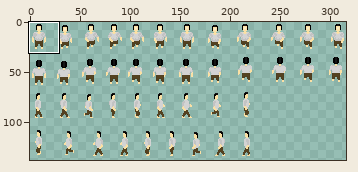
Sprite sheet, stored at The-Tower/Assets/Graphics/Aventureiro.png. Above: a wide view before the commit, with the close-up outlined.
Close-up. Before the edit:
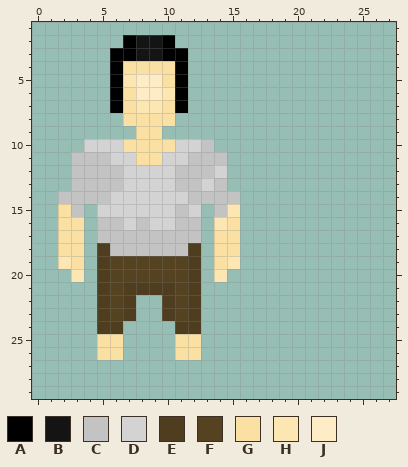
The file is 316x139 pixels. Colours within 5 levels of each other are drawn and written as one. Shown: x 0..27, y 1..29. The wide view leaves out empty margins.
Palette (. is transparent): A #000000  B #141414  C #c3c3c3  D #d3d3d3  E #4e3e1f  F #544221  G #fbe0a4  H #fce6b1  J #fdecc6
Pixels before, first column x 2:
 2 .....ABBA.....
 3 ....AABBAA....
 4 ....AGGGGA....
 5 ....AHJJGA....
 6 ....AGJJHA....
 7 ....AGHHGA....
 8 .....GGGG.....
 9 ......GG......
10 ..DDDGGGGDDC..
11 .CCCDDGGDDCCC.
12 .CCCCDDDDCCCD.
13 .CCCCDDDDCCDC.
14 CCCCDDDDDDCCCC
15 GC.DDDDDDCD.CH
16 GG.CCDCDDCC.HG
17 GG.CCCCCCCC.GG
18 GG.ECCCCCCE.GG
19 HG.EFFFFFFE.GH
20 .H.EFFFFFFE.H.
21 ...EFEEEEFE...
22 ...EFE..EFE...
23 ...EFE..EFE...
24 ...EE....EE...
25 ...GG....GG...
26 ...GG....GG...
And afterwards:
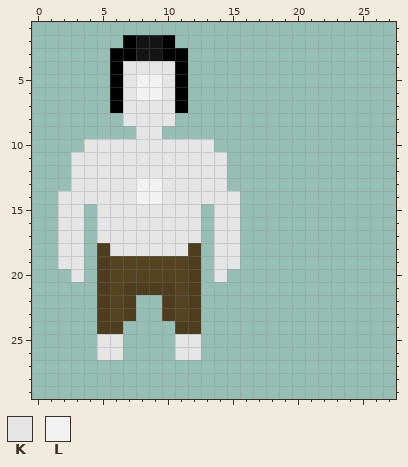
Colours new in this view: K #e5e5e5  L #f2f2f2
Difference:
Changed rows in their new state; - is an unchanged pixel.
first column x 2:
 4 -----KKKK-----
 5 -----KLLK-----
 6 -----KLLK-----
 7 -----KKKK-----
 8 -----KKKK-----
 9 ------KK------
10 --KKKKKKKKKK--
11 -KKKKKKKKKKKK-
12 -KKKKKKKKKKKK-
13 -KKKKKLLKKKKK-
14 KKKKKKLLKKKKKK
15 KK-KKKKKKKK-KK
16 KK-KKKKKKKK-KK
17 KK-KKKKKKKK-KK
18 KK--KKKKKK--KK
19 KK----------KK
20 -K----------K-
first column x 5:
25 KK----KK
26 KK----KK
Changed places in both close-ups, as pixel boxes (x1, y1, x2, y2):
changed: (58, 61, 240, 282)
changed: (97, 334, 201, 360)
